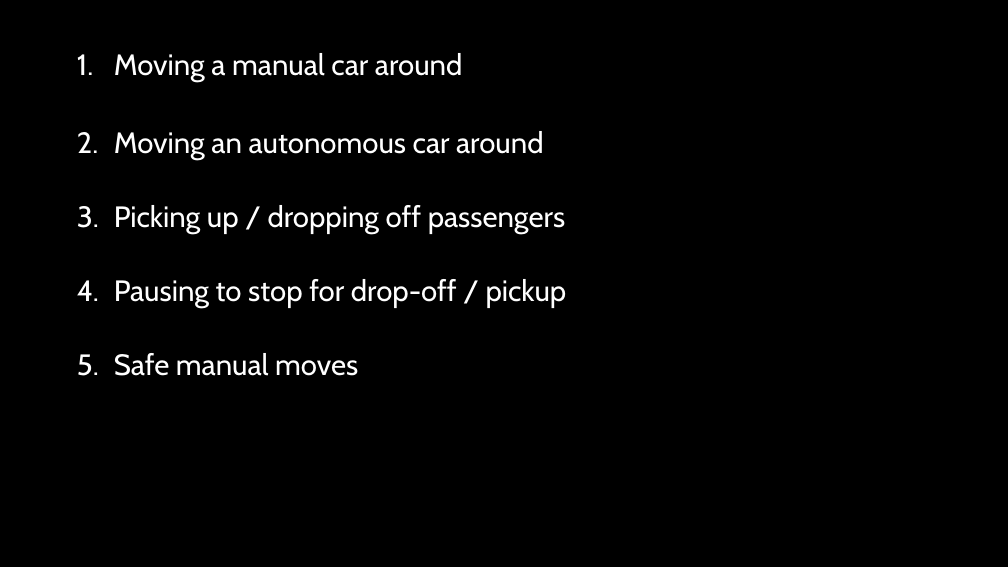
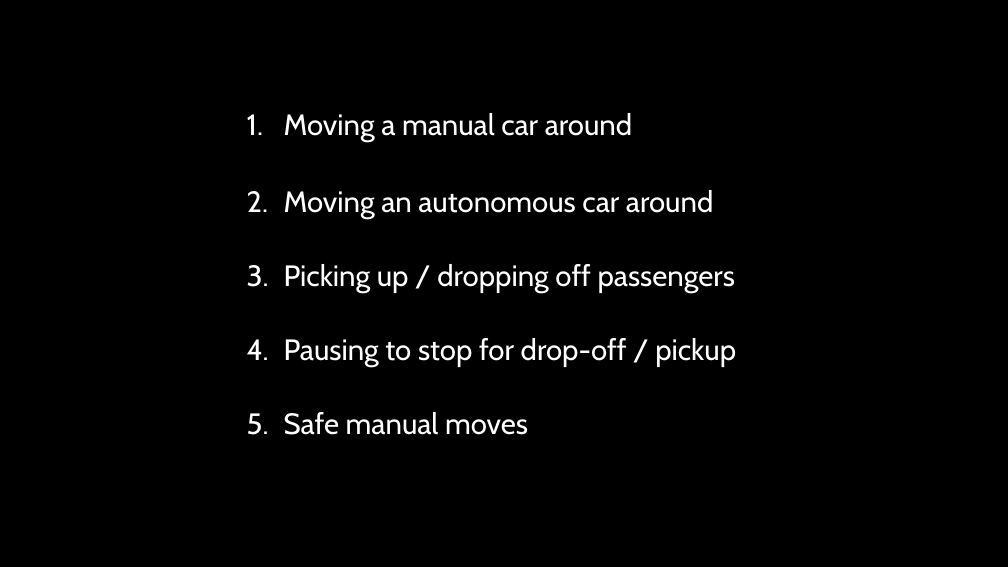
Before and after one commit to AI-Planning/modeling-in-pddl, a slide deck: slide 4 of exercises/cisc-813/adl/slides.pptx (slide 2 before the commit). Drawn at 1008x567 pixels with LibreOffice and Linux fonts; fonts in the diff are those of the drawing. Boxes give left, top, right and bottom in pixels: in the first picture for what was removed or moved away, otherwise in the second. Text is boxed around its words. In the diff, an @@ line names an element or a change of style, - is before the commit and + after.

```diff
--- a/exercises/cisc-813/adl/slides.pptx
+++ b/exercises/cisc-813/adl/slides.pptx
@@ text "Moving a manual car around": place and size @@
-text "Moving a manual car around" at <box>114,53,567,376</box>
+text "Moving a manual car around" at <box>284,113,736,435</box>
```
Also in this commit, not shown: 1 other slide changed, 3 slides added, 17 slides removed, 2 other files.
